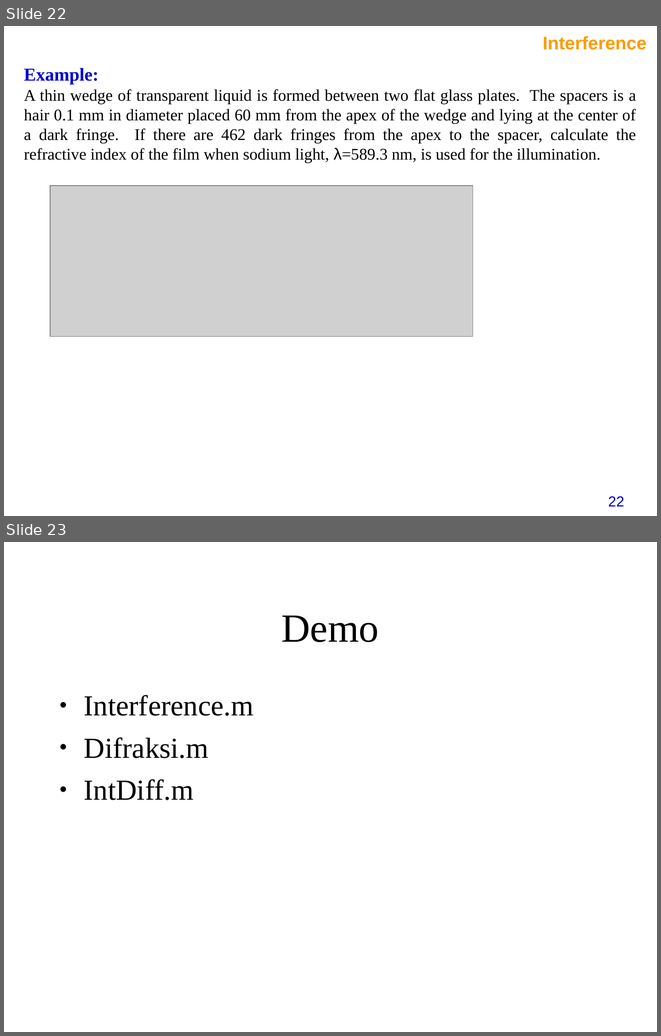
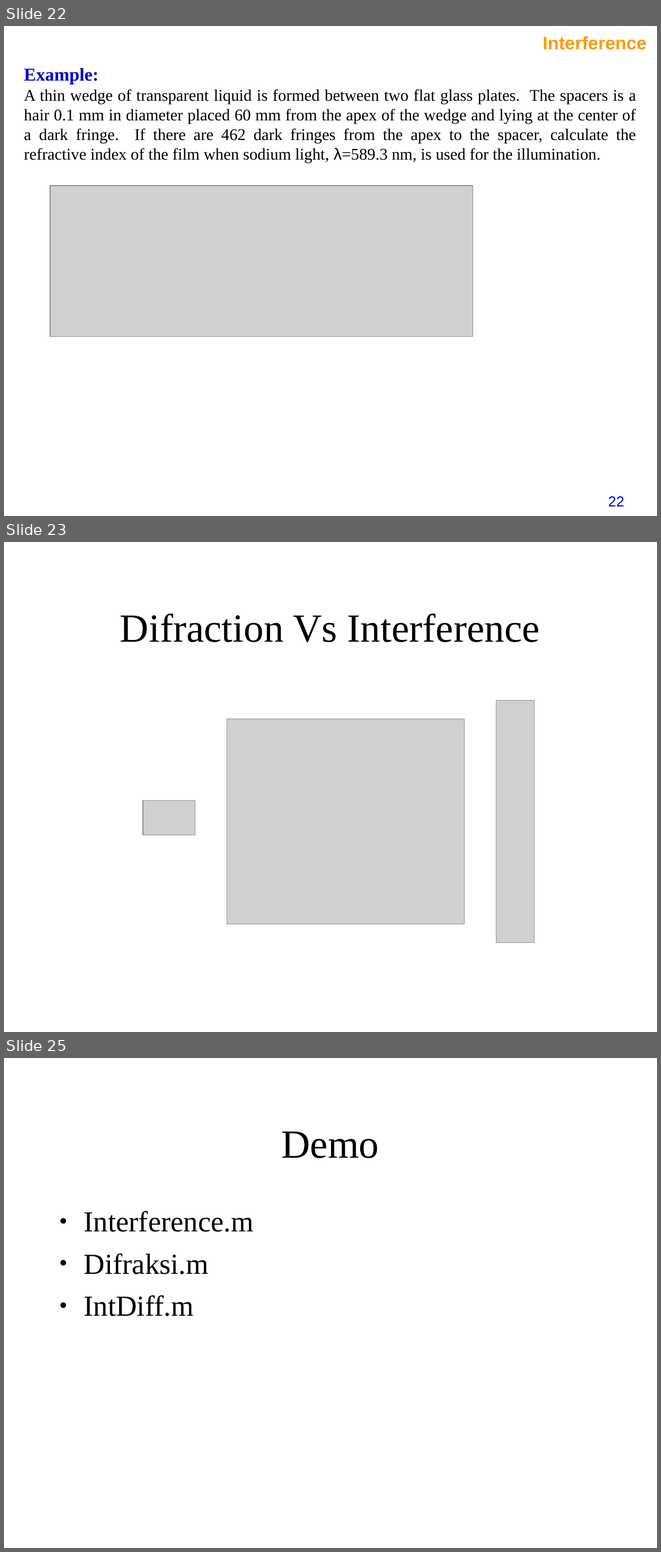
Before and after one commit to bagustris/TeknikOptik, a slide deck: slide/Interference.odp. Shown one above the other, each under a label of ours: slides 22 and 23 before the commit, slides 22, 23 and 25 after it; the slides between them are not shown. The pictures are 661x1036 and 661x1552 pixels, drawn with LibreOffice and Linux fonts; fonts in the diff are those of the drawing; grey boxes stand for pictures. Boxes give left, top, right and bottom in pixels: in the first picture for what was removed or moved away, otherwise in the second. Text is boxed around its words. In the diff, an @@ line names an element or a change of style, - is before the commit and + after.

```diff
--- a/slide/Interference.odp
+++ b/slide/Interference.odp
@@ slide 23 added at (x1=4, y1=542, x2=657, y2=1032), background #FFFFFF @@
@@ title added at (x1=120, y1=614, x2=540, y2=642), 44 pt, text #000000 @@
+Difraction Vs Interference
@@ picture added at (x1=496, y1=700, x2=534, y2=942) @@
@@ picture added at (x1=227, y1=718, x2=465, y2=924) @@
@@ picture added at (x1=143, y1=801, x2=195, y2=835) @@
@@ what was slide 23 is now slide 25 @@
```
Also in this commit, not shown: 1 other slide added.
